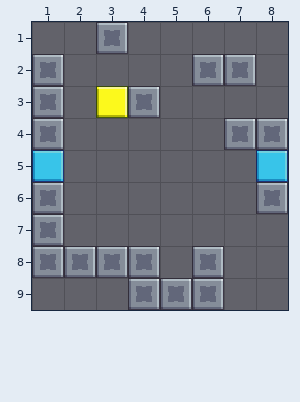
A Tiled map (JSON) gets an edit: Assets/Level_Editor/TileMap/Room_67.tmj. The picture above is the old version.
Cells are 32x32 px. Shown: x 1..8, y 1..9.
The result:
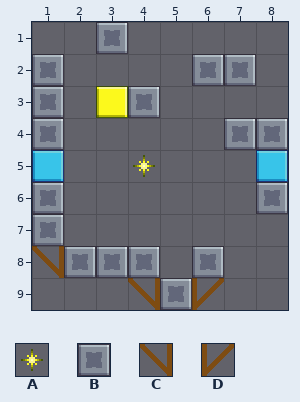
Key: from "tileSet": A 20, B 33, C 116, D 117.
_ is an empty cell.
Tiles of an added or newly shown layer are drawn over the layers below it.
The exact change:
Layer "Blocks":
y 8: x 1 B -> C
y 9: x 4 B -> C; x 6 B -> D
Layer "Overlap" (added):
y 5: x 4 _ -> A
Boxes around the changes in both pictures, in picture pixels (x1, y1, x2, y2):
added: (133, 155, 155, 177)
changed: (32, 246, 64, 278)
changed: (128, 278, 160, 310)
changed: (192, 278, 224, 310)
